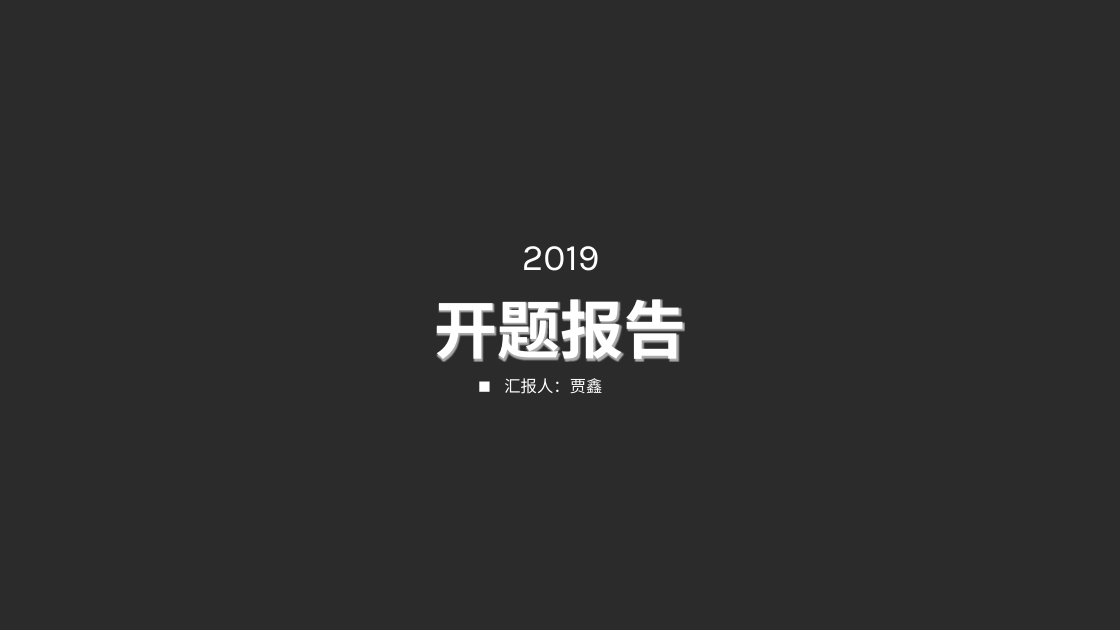
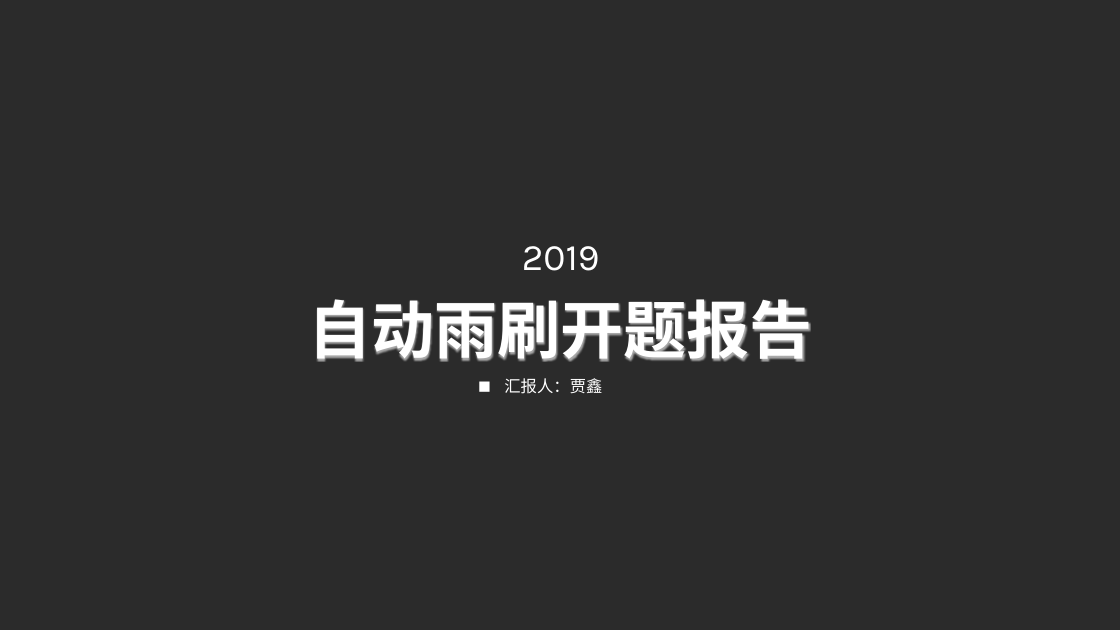
Before and after one commit to nophi-iryden/20151104826-jiaxin, a slide deck: slide 1 of 毕业设计/20151104826-贾鑫-开题报告.pptx. Drawn at 1120x630 pixels with LibreOffice and Linux fonts; fonts in the diff are those of the drawing; background and template pictures are left out; a plain dark background stands for a picture behind light text. Boxes give left, top, right and bottom in pixels: in the first picture for what was removed or moved away, otherwise in the second. Text is boxed around its words. In the diff, an @@ line names an element or a change of style, - is before the commit and + after.

```diff
--- a/毕业设计/20151104826-贾鑫-开题报告.pptx
+++ b/毕业设计/20151104826-贾鑫-开题报告.pptx
@@ text at <box>309,299,813,361</box>: text changed @@
-开题报告
+自动雨刷开题报告
```
Also in this commit, not shown: 2 other slides changed, 1 slide added, 1 slide removed.
